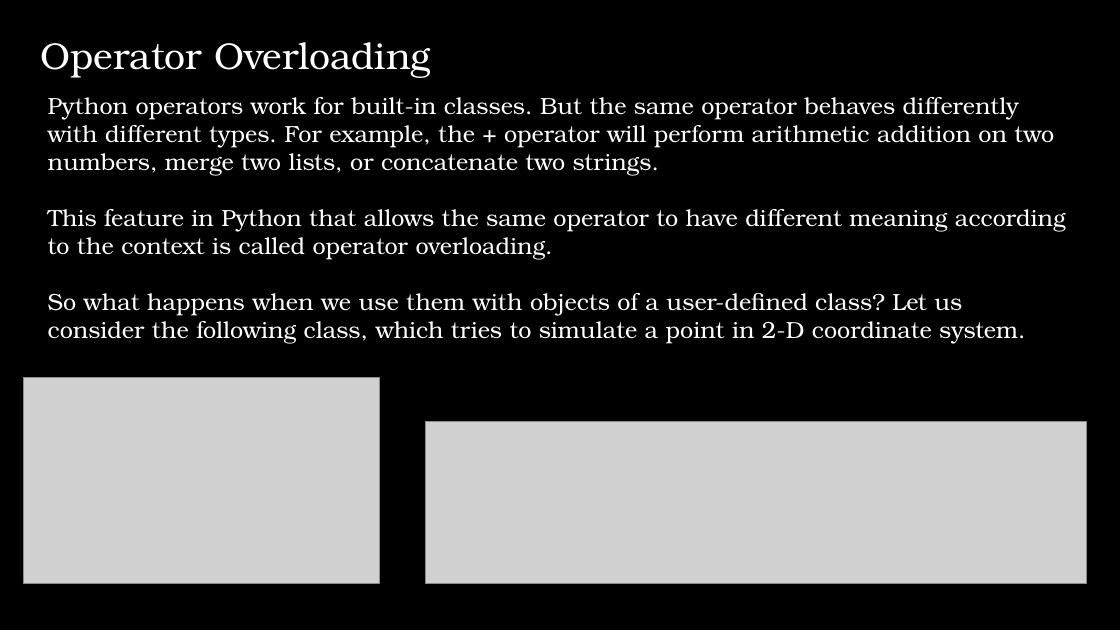
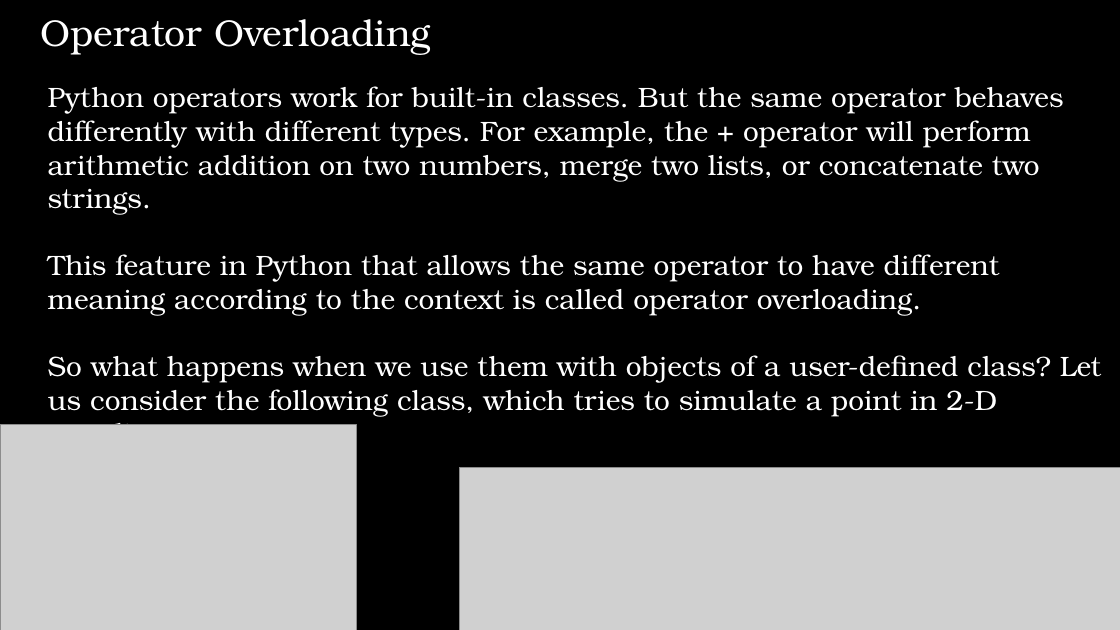
Before and after one commit to IlanSimchon/OOP_2023_Ariel, a slide deck: slide 14 of TA 6/advanced python.pptx. Drawn at 1120x630 pixels with LibreOffice and Linux fonts; fonts in the diff are those of the drawing; grey boxes stand for pictures; background and template pictures are left out. Boxes give left, top, right and bottom in pixels: in the first picture for what was removed or moved away, otherwise in the second. Text is boxed around its words. In the diff, an @@ line names an element or a change of style, - is before the commit and + after.

```diff
--- a/TA 6/advanced python.pptx
+++ b/TA 6/advanced python.pptx
@@ text "Operator Overloading" moved from (x1=41, y1=42, x2=431, y2=78) to (x1=41, y1=19, x2=431, y2=55) @@
@@ text "Python operators work for built-in ..." moved from (x1=48, y1=97, x2=1066, y2=343) to (x1=48, y1=86, x2=1101, y2=425) @@
@@ text "Python operators work for built-in ..." at (x1=48, y1=86, x2=1101, y2=425): size 20 to 24 pt @@
@@ picture moved from (x1=23, y1=378, x2=379, y2=584) to (x1=0, y1=424, x2=356, y2=630) @@
@@ picture moved from (x1=426, y1=421, x2=1086, y2=583) to (x1=460, y1=468, x2=1120, y2=630) @@
```
Also in this commit, not shown: 25 other slides changed, 3 slides added, 4 slides removed.
